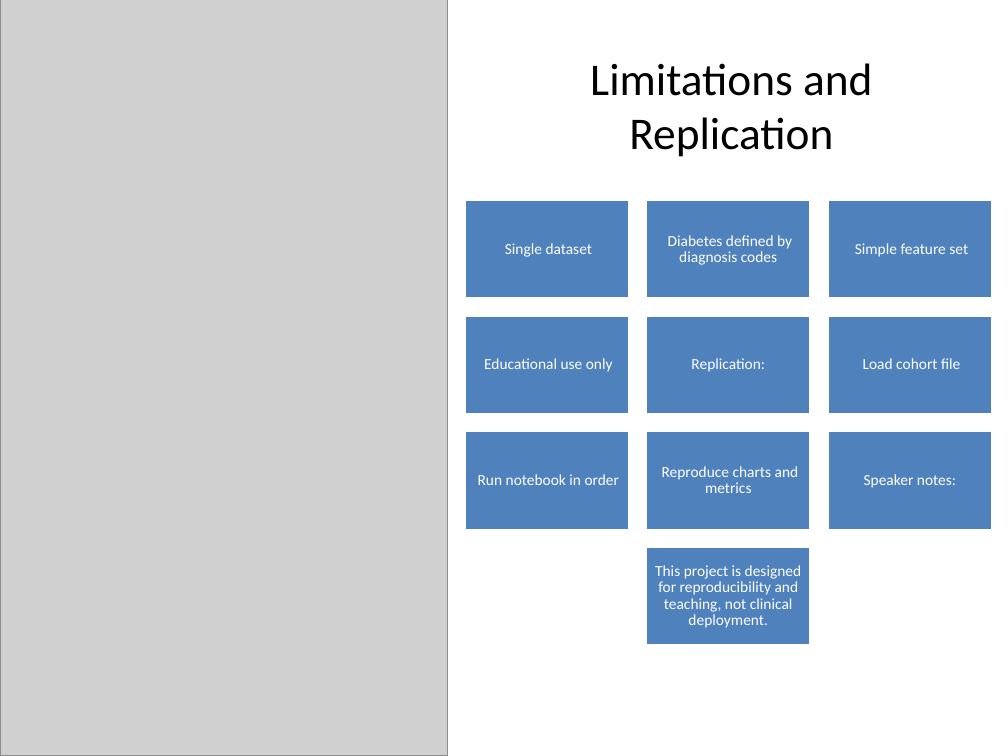
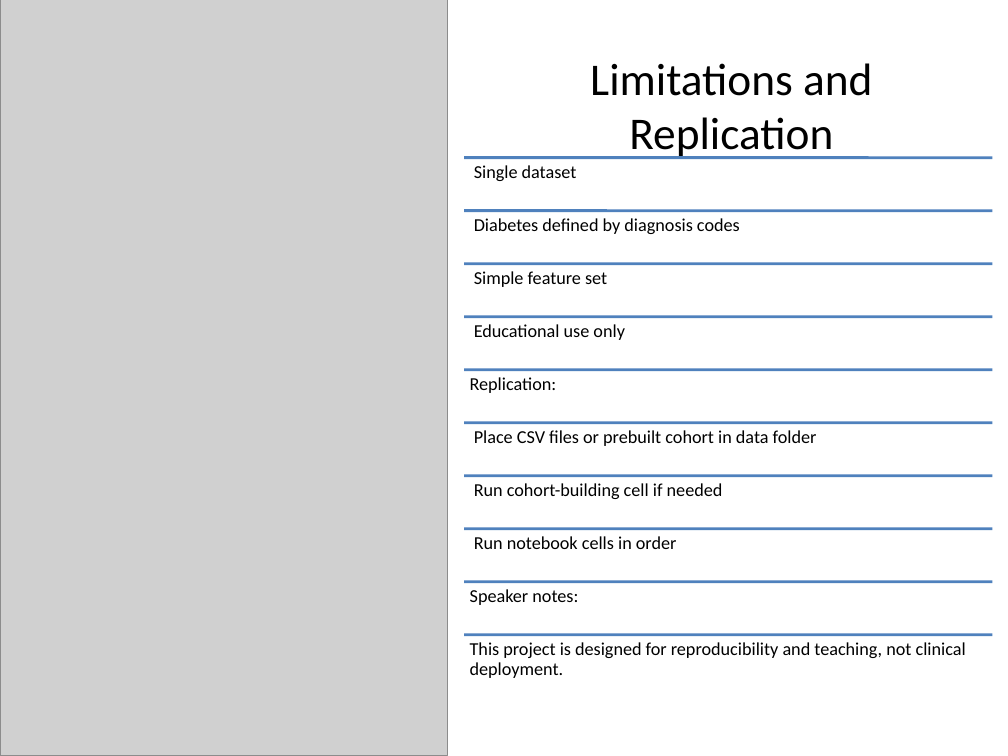
Before and after one commit to abhishekraman2001/AI-Health, a slide deck: slide 16 of akr3222-SelfLearningTuotorial.pptx (slide 14 before the commit). Drawn at 1008x756 pixels with LibreOffice and Linux fonts; fonts in the diff are those of the drawing; grey boxes stand for pictures. Boxes give left, top, right and bottom in pixels: in the first picture for what was removed or moved away, otherwise in the second. Text is boxed around its words. In the diff, an @@ line names an element or a change of style, - is before the commit and + after.

Commit message:
Update tutorial notebook, slides, and PDF

```diff
--- a/akr3222-SelfLearningTuotorial.pptx
+++ b/akr3222-SelfLearningTuotorial.pptx
@@ text "Single dataset": place and size @@
-text "Single dataset" at bbox=[505, 243, 593, 257]
+text "Single dataset" at bbox=[474, 165, 577, 181]
@@ text "Diabetes defined by diagnosis codes": place and size @@
-text "Diabetes defined by diagnosis codes" at bbox=[668, 235, 792, 265]
+text "Diabetes defined by diagnosis codes" at bbox=[474, 218, 740, 234]
@@ text "Simple feature set": place and size @@
-text "Simple feature set" at bbox=[855, 243, 968, 257]
+text "Simple feature set" at bbox=[474, 271, 607, 287]
@@ text "Replication:": place and size @@
-text "Replication:" at bbox=[691, 358, 765, 372]
+text "Replication:" at bbox=[470, 377, 557, 393]
@@ text "Run notebook cells in order" at bbox=[474, 536, 677, 549]: vertical alignment middle to top @@
@@ text at bbox=[474, 536, 677, 549]: text changed; size 11 to 13 pt; text colour #FFFFFF to #000000 @@
-Run notebook in order
+Run notebook cells in order
@@ group removed at bbox=[465, 200, 993, 645]: 10 rectangles, 2 texts @@
-Load cohort file
-Reproduce charts and metrics
@@ size 11 to 13 pt, text colour #FFFFFF to #000000; alignment centre to left; vertical alignment middle to top in 7 elements at bbox=[474, 218, 740, 234], bbox=[470, 377, 557, 393], bbox=[474, 324, 625, 340], bbox=[470, 642, 966, 678], bbox=[474, 271, 607, 287], bbox=[474, 165, 577, 181], bbox=[470, 589, 578, 605] @@
@@ text "Speaker notes:": place and size @@
-text "Speaker notes:" at bbox=[864, 474, 956, 488]
+text "Speaker notes:" at bbox=[470, 589, 578, 605]
@@ text "This project is designed for ...": place and size @@
-text "This project is designed for ..." at bbox=[655, 565, 801, 628]
+text "This project is designed for ..." at bbox=[470, 642, 966, 678]
@@ group added at bbox=[465, 157, 993, 635]: 10 lines, 2 texts @@
+Place CSV files or prebuilt cohort in data folder
+Run cohort-building cell if needed
```
Also in this commit, not shown: 13 other slides changed, 2 slides added, 2 other files.
